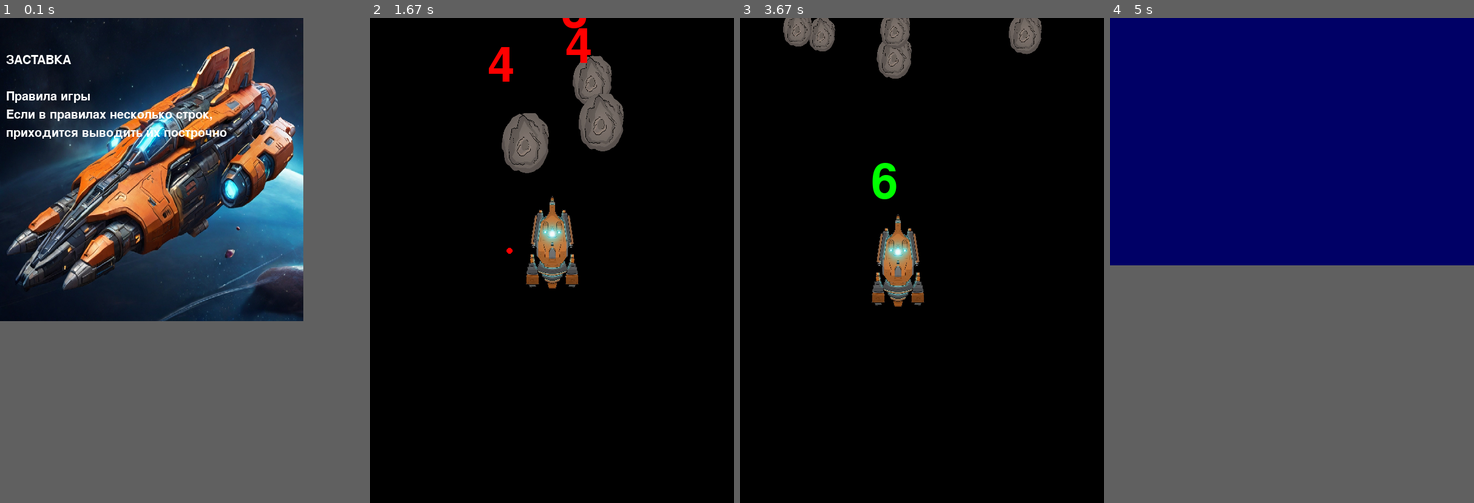
Above: before the commit, frames 1-4 (left to right).
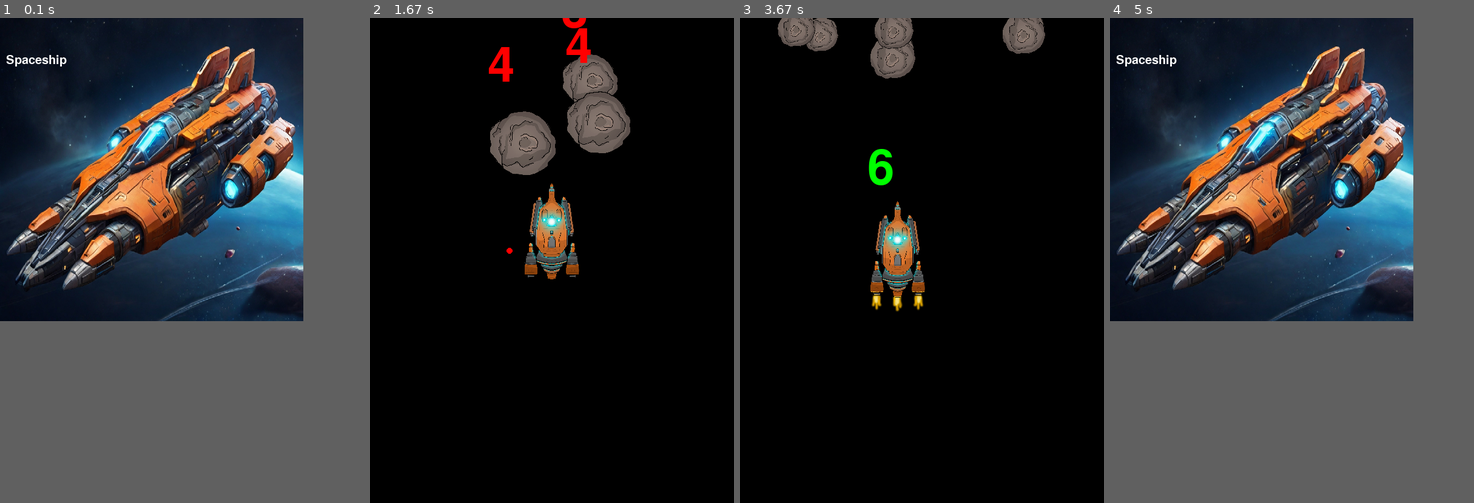
Above: after the commit, the same moments.

Repository: Lazerny/stunning-pygame-project
Game: pygame game, started from main.py
The game is run twice, just before and just after one commit, with the same random seed, the same clock (stepped at 60 frames per second) and the same inputs.
Inputs (mouse positions are in pixels of both pictures, inside the frame that each line leads up to):
- Up to frame 1 (0.1 s): no input
- Up to frame 2 (1.67 s): hold Right 0.33-0.8 s; click "lvl1" at 0.88 s; hold Up 1.17-1.47 s; move the mouse to (668, 245) at 1.2 s; click (464, 265) at 1.55 s
- Up to frame 3 (3.67 s): click (958, 148) at 1.88 s; click (809, 105) at 2.22 s; hold Right 2.5-2.97 s; click "lvl4" at 3.05 s; hold Left from 3.33 s (still down); move the mouse to (1053, 430) at 3.37 s
- Up to frame 4 (5 s): release Left at 3.87 s; hold Down 3.9-4.2 s; click (1299, 95) at 4.28 s; click (1204, 163) at 4.62 s; click (1160, 134) at 4.95 s
In frame 4 the window is 600x408 before the commit and 500x500 after it. Grey fills any space a smaller window leaves; there, only what the larger window draws over its background counts as a difference.

The runs differ from the first frame. In frame 1, 1.4% of the frame differs, in the area x 1-63%, y 7-25%; in frame 2, 4.1%; in frame 3, 3.6%; in frame 4, 47%, in the area x 0-84%, y 0-63%.

Commit message:
add sounds, animations and some refactor code

Diff:
--- a/main.py
+++ b/main.py
@@ -19,8 +19,14 @@
 class SpaceShip(pygame.sprite.Sprite):
     def __init__(self, x, y, count_bullets):
         super().__init__(all_sprites)
-        self.image = pygame.transform.scale(load_image('spaceship.png'), (88, 154))
-        self.mask = pygame.mask.from_surface(self.image)
+        self.frames = []
+        sheet = pygame.transform.scale(load_image("spaceship-animation.png"), (400, 200))
+        self.cut_sheet(sheet, 4, 1)
+        self.cur_frame = 0
+        self.counter = 0
+        self.image = self.frames[self.cur_frame]
+
+        self.mask = pygame.mask.from_surface(pygame.transform.scale(load_image('spaceship.png'), (100, 200)))
         self.rect = self.image.get_rect()
         self.rect.center = (x, y)
         self.on_reload = False
@@ -32,14 +38,31 @@
             self.add_magazine = True
             self.ammo = self.magazine
         self.last_up_time = 0  # Время последнего выстрела
-        self.shoot_cooldown = 500  # Перезарядка в миллисекундах (1 секунда)
+        self.shoot_cooldown = 500  # Перезарядка в миллисекундах
         self.text_variable = f"{str(self.ammo)}"
         self.text_sprite = TextSprite(self.text_variable, self.rect.x, self.rect.y - 90, all_sprites,
                                       font_size=80, color=(0, 255, 0), font_path=None)
 
+    def cut_sheet(self, sheet, columns, rows):
+        self.rect = pygame.Rect(0, 0, sheet.get_width() // columns,
+                                sheet.get_height() // rows)
+        for j in range(rows):
+            for i in range(columns):
+                frame_location = (self.rect.w * i, self.rect.h * j)
+                self.frames.append(sheet.subsurface(pygame.Rect(
+                    frame_location, self.rect.size)))
+
     def update(self):
         self.text_sprite.update_text(str(self.ammo))
         keys = pygame.key.get_pressed()
+        if any(keys):
+            if self.counter == 5:
+                self.cur_frame = (self.cur_frame + 1) % len(self.frames)
+                self.image = self.frames[self.cur_frame]
+                self.counter = 0
+            self.counter += 1
+        else:
+            self.image = pygame.transform.scale(load_image('spaceship.png'), (100, 200))
         if (keys[pygame.K_LEFT] or keys[pygame.K_a]) and self.rect.x > 0:
             self.rect.x -= 5
             self.text_sprite.rect.x -= 5
@@ -96,10 +119,13 @@
 
 
 class Meteorite(pygame.sprite.Sprite):
-    def __init__(self):
+    def __init__(self, meteor_animation_picture, meteor_animation_destroying):
         super().__init__(all_sprites, meteorite_group)
         self.radius = random.randint(40, 100)
-        self.image = pygame.transform.scale(load_image('meteorite.png'), (self.radius * 2, self.radius * 2))
+        self.meteor_animation_picture = meteor_animation_picture
+        self.meteor_animation_destroying = meteor_animation_destroying
+        self.animation(self.meteor_animation_picture, self.radius * 8, self.radius * 4, 4, 2)
+        self.killed = False
         self.mask = pygame.mask.from_surface(self.image)
         self.rect = self.image.get_rect()
         self.rect.x = random.randint(0, width - self.rect.width)
@@ -110,26 +136,54 @@
         self.text_sprite = TextSprite(self.text_variable, self.rect.x + self.radius / 4, self.rect.y - 90, all_sprites,
                                       font_size=80, color=(255, 0, 0), font_path=None)
 
+    def cut_sheet(self, sheet, columns, rows):
+        self.rect = pygame.Rect(0, 0, sheet.get_width() // columns,
+                                sheet.get_height() // rows)
+        for j in range(rows):
+            for i in range(columns):
+                frame_location = (self.rect.w * i, self.rect.h * j)
+                self.frames.append(sheet.subsurface(pygame.Rect(
+                    frame_location, self.rect.size)))
+
     def update(self):
         self.rect.y += self.speed
         self.text_sprite.rect.y += self.speed
         self.text_sprite.update_text(str(self.heal + 1))
+        if self.counter == 5:
+            self.cur_frame = (self.cur_frame + 1) % len(self.frames)
+            self.image = self.frames[self.cur_frame]
+            self.counter = 0
+        self.counter += 1
+        if self.killed and self.cur_frame == 9:
+            self.kill()
         # Удаляем метеорит, если он выходит за пределы экрана
         if self.rect.y > height:
-            x = random.randint(0, width - self.rect.width)
-            y = random.randint(-100, -40)
-            speed = random.randint(3, 6)
-            self.text_sprite.rect.x = x
-            self.text_sprite.rect.y = y
-            self.rect.x = x - self.radius / 4
-            self.rect.y = y + 90
-            self.speed = speed
+            self.kill()
+            self.text_sprite.kill()
+            Meteorite(self.meteor_animation_picture, self.meteor_animation_destroying)
 
     def hit(self):
         self.heal -= 1
         if self.heal < 0:
             self.text_sprite.kill()
             return True
+
+    def animation(self, sheet, sizex, sizey, columns, rows):
+        self.frames = []
+        sheet = pygame.transform.scale(sheet, (sizex, sizey))
+        self.cut_sheet(sheet, columns, rows)
+        self.cur_frame = 0
+        self.counter = 0
+        self.image = self.frames[self.cur_frame]
+
+    def destroy(self):
+        self.speed = 0
+        x, y = self.rect.x, self.rect.y
+        self.animation(self.meteor_animation_destroying, self.radius * 15, self.radius * 5, 5, 2)
+        self.rect.x = x - self.radius // 2
+        self.rect.y = y - self.radius // 2
+        self.mask.clear()
+        self.killed = True
 
 
 class TextSprite(pygame.sprite.Sprite):
@@ -153,7 +207,7 @@
 
 
 class Button:
-    def __init__(self, x, y, width_button, height_button, color, text, path_font=None,  font_size=20):
+    def __init__(self, x, y, width_button, height_button, color, text, path_font=None, font_size=20):
         self.rect = pygame.Rect(x, y, width_button, height_button)
         self.color = color
         self.text = text
@@ -216,9 +270,8 @@
                 elif lvl4.is_clicked(pygame.mouse.get_pos()):
                     game(5, 6)
 
-
         screen.fill((0, 0, 102))
-        [i.draw(screen)for i in buttons]
+        [i.draw(screen) for i in buttons]
         all_sprites.draw(screen)
         pygame.display.flip()
         clock.tick(60)
@@ -275,7 +328,6 @@
         if text_sprite4.rect.x < 100:
             text_sprite4.rect.x += v / 60
 
-        all_sprites1.draw(screen)
         screen.fill((0, 0, 102))
         all_sprites1.draw(screen)
         all_sprites1.update()
@@ -308,8 +360,6 @@
                 return
         if sprite.rect.x != 0:
             sprite.rect.x += v / 60
-            # text_sprite.rect.x += v / 60
-        all_sprites1.draw(screen)
         screen.fill((0, 0, 255))
         all_sprites1.draw(screen)
         all_sprites1.update()
@@ -322,10 +372,7 @@
 
 def start_screen():
     screen = pygame.display.set_mode((500, 500))
-    intro_text = ["ЗАСТАВКА", "",
-                  "Правила игры",
-                  "Если в правилах несколько строк,",
-                  "приходится выводить их построчно"]
+    intro_text = ["Spaceship"]
     pygame.display.set_caption("Spaceship")
     fon = pygame.transform.scale(load_image('fon.jpg'), (500, 500))
     screen.blit(fon, (0, 0))
@@ -356,17 +403,22 @@
     start = dt.datetime.now()
     count_meteorite_hit = 0
     count_meteorite = 0
-
     count_bullets = 0
     # Определение размеров окна
     screen = pygame.display.set_mode((width, height))
+
+    meteor_animation_picture = load_image("meteor-animation.png")
+    meteor_animation_destroying = load_image("destroing-meteor.png")
+    shoot_sound = pygame.mixer.Sound("data/bezzvuchnyiy-vyistrel-s-glushitelem.mp3")
+    collision_sound = pygame.mixer.Sound("data/gluhoy-zvuk-ne-silnogo-stolknoveniya.mp3")
+    end_sound = pygame.mixer.Sound('data/avtomobilnaya-avariya-kuski-otletayuschego-metalla-34427_giZ0TsQh.mp3')
     pygame.display.set_caption("Космический корабль")
     # Создание объекта космического корабля
     all_sprites.empty()
     meteorite_group.empty()
     bullets_group.empty()
     spaceship = SpaceShip(width // 2, height // 2, reload)
-    [Meteorite() for _ in range(count_meteors)]
+    [Meteorite(meteor_animation_picture, meteor_animation_destroying) for _ in range(count_meteors)]
     # Основной игровой цикл
     running = True
     time.sleep(0.5)
@@ -378,6 +430,7 @@
                 # Если нажата левая кнопка мыши
                 mouse_x, mouse_y = pygame.mouse.get_pos()
                 if spaceship.can_shot():
+                    shoot_sound.play()
                     Bullet(spaceship.rect.centerx, spaceship.rect.centery, mouse_x, mouse_y)
                     count_bullets += 1
 
@@ -387,11 +440,12 @@
 
         # Пересоздаем метеориты после столкновения
         for meteorite in bullet_meteor_collisions.values():
+            collision_sound.play()
             count_meteorite_hit += 1
             if meteorite[0].hit():
-                meteorite[0].kill()
+                meteorite[0].destroy()
                 count_meteorite += 1
-                Meteorite()
+                Meteorite(meteor_animation_picture, meteor_animation_destroying)
 
         # Обработка столкновений метеоритов и корабля
         spaceship_meteor_collisions = pygame.sprite.spritecollide(spaceship, meteorite_group, False,
@@ -399,15 +453,15 @@
 
         # Если есть столкновение
         if spaceship_meteor_collisions:
-            # time.sleep(3)
             # нужна аниамция разрушения корабля
+            end_sound.play()
             for i in range(99999):
                 # print('Анимация разрушения корабля')
                 break
-            a = dt.datetime.now() - start
+            duration_game = dt.datetime.now() - start
             db = DatabaseManager()
             query = '''INSERT INTO results (time, meteors, HitRate) VALUES (?, ?, ?)'''
-            params = (a.seconds, count_meteorite,
+            params = (duration_game.seconds, count_meteorite,
                       round((count_meteorite_hit / count_bullets) * 100) if count_meteorite_hit != 0 else 0)
             db.execute_query(query, params)
 
Binary file changed: Spaceship.sqlite
Binary file added: data/destroing-meteor.png
Binary file added: data/meteor-animation.png
Binary file added: data/spaceship-animation.png
Binary file changed: data/spaceship.png
Not shown, added: data/avtomobilnaya-avariya-kuski-otletayuschego-metalla-34427_giZ0TsQh.mp3
Not shown, added: data/bezzvuchnyiy-vyistrel-s-glushitelem.mp3
Not shown, added: data/gluhoy-zvuk-ne-silnogo-stolknoveniya.mp3
